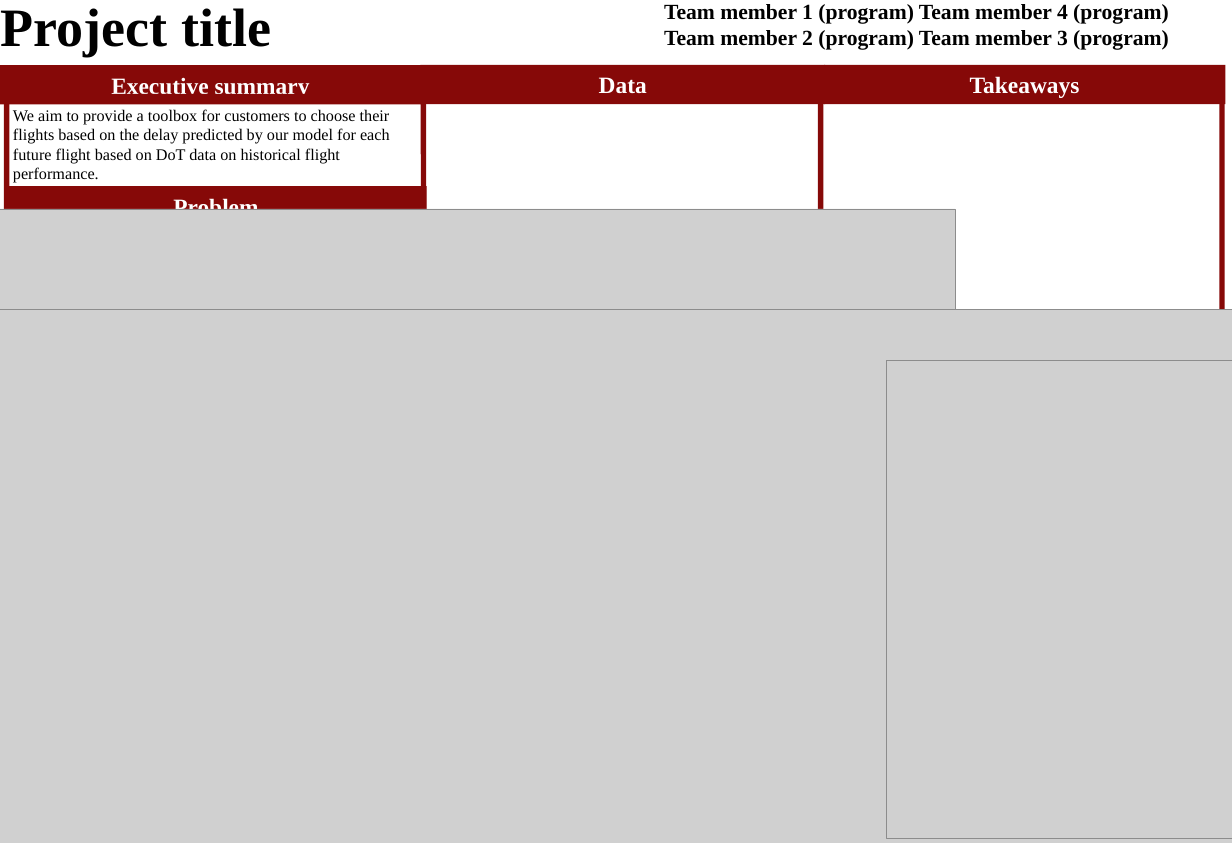
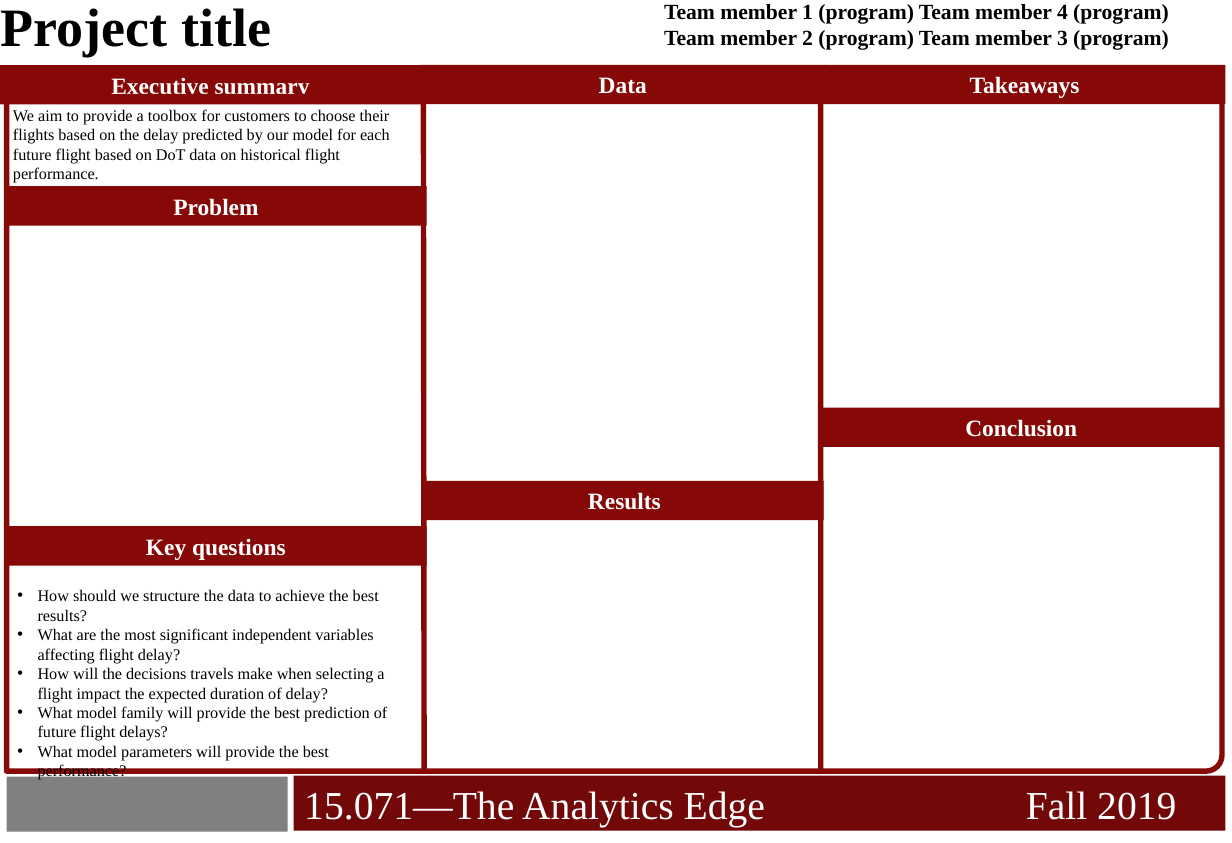
Before and after one commit to akselsd/MIT-15.071-Project, a slide deck: slide 1 of TM12_15.071_Term_Project_Poster.pptx. Drawn at 1232x843 pixels with LibreOffice and Linux fonts; fonts in the diff are those of the drawing; grey boxes stand for pictures; background and template pictures are left out. Boxes give left, top, right and bottom in pixels: in the first picture for what was removed or moved away, otherwise in the second. Text is boxed around its words. In the diff, an @@ line names an element or a change of style, - is before the commit and + after.

```diff
--- a/TM12_15.071_Term_Project_Poster.pptx
+++ b/TM12_15.071_Term_Project_Poster.pptx
@@ picture removed at [0, 209, 955, 687] @@
@@ picture removed at [0, 309, 1232, 843] @@
@@ picture removed at [886, 361, 1232, 839] @@
@@ rectangle added at [821, 407, 1222, 447], fill #860908, 26 pt, text #FFFFFF, bold @@
+Conclusion
@@ rectangle added at [425, 480, 823, 520], fill #860908, 26 pt, text #FFFFFF, bold @@
+Results
@@ rectangle added at [5, 526, 426, 565], fill #860908, 26 pt, text #FFFFFF, bold @@
+Key questions
@@ text added at [38, 589, 388, 780], 18 pt, text #000000 @@
+• How should we structure the data to achieve the best results?
+• What are the most significant independent variables affecting flight delay?
+• How will the decisions travels make when selecting a flight impact the expected duration of delay?
+• What model family will provide the best prediction of future flight delays?
+• What model parameters will provide the best performance?
@@ rectangle added at [6, 777, 287, 832], fill #808080 @@
@@ rectangle added at [294, 776, 1226, 831], fill #720808 @@
@@ text added at [303, 774, 1088, 820], 50.3 pt, text #FFFFFF @@
+15.071—The Analytics Edge Fall 2019
@@ text added at [304, 774, 1176, 827], 44 pt, text #FFFFFF @@
+15.071—The Analytics Edge Fall 2019
@@ picture removed at [382, 827, 1232, 843] @@
```
Also in this commit, not shown: 1 other slide changed, 2 other files.
